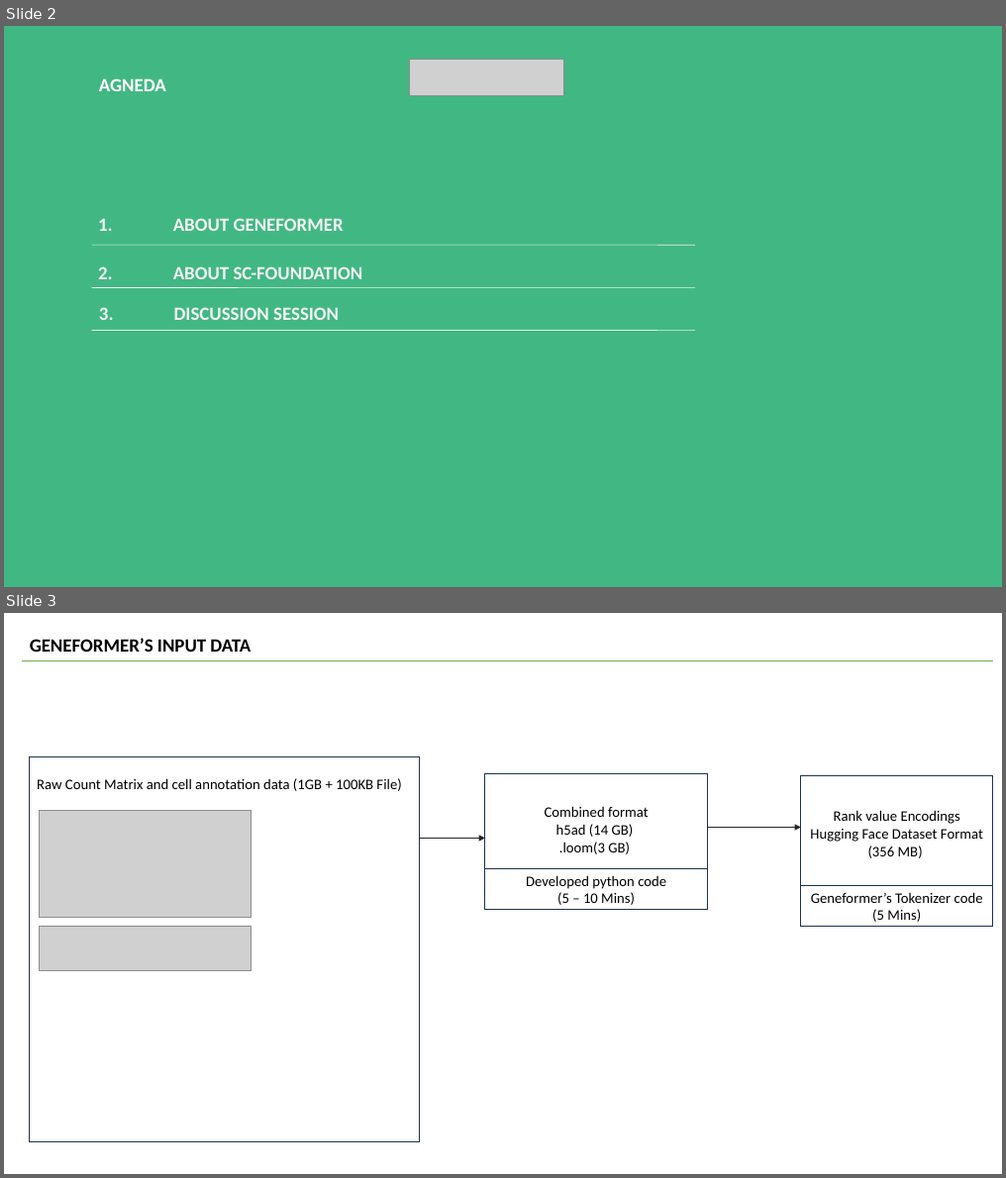
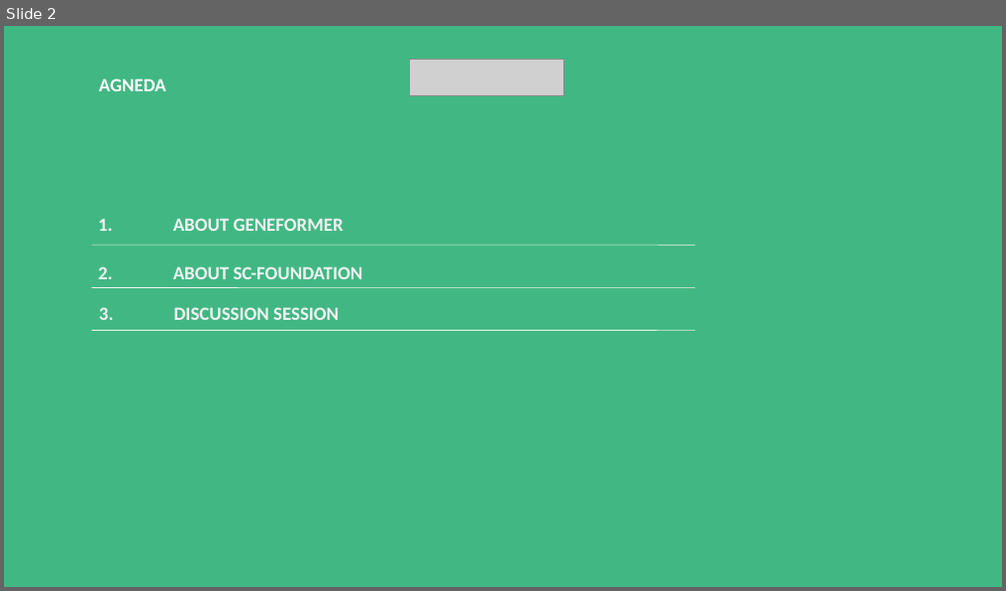
Before and after one commit to v-dev688/presentations, a slide deck: Biomedical Foundation Models into TBDSS.pptx. Shown one above the other, each under a label of ours: slides 2 and 3 before the commit, slide 2 after it. The pictures are 1006x1178 and 1006x591 pixels, drawn with LibreOffice and Linux fonts; fonts in the diff are those of the drawing; grey boxes stand for pictures. Boxes give left, top, right and bottom in pixels: in the first picture for what was removed or moved away, otherwise in the second. Text is boxed around its words. In the diff, an @@ line names an element or a change of style, - is before the commit and + after.

```diff
--- a/Biomedical Foundation Models into TBDSS.pptx
+++ b/Biomedical Foundation Models into TBDSS.pptx
@@ slide 3 removed at (x1=4, y1=613, x2=1002, y2=1174), background #FFFFFF @@
@@ text removed at (x1=30, y1=638, x2=251, y2=652) @@
-GENEFORMER’S INPUT DATA
@@ line removed from (22, 661) to (993, 661) @@
@@ rectangle removed at (x1=30, y1=757, x2=420, y2=1143) @@
-Raw Count Matrix and cell annotation data (1GB + 100KB File)
@@ rectangle removed at (x1=485, y1=774, x2=708, y2=903) @@
-Combined format
-h5ad (14 GB)
-.loom(3 GB)
@@ rectangle removed at (x1=801, y1=776, x2=993, y2=926) @@
-Rank value Encodings
-Hugging Face Dataset Format (356 MB)
@@ picture removed at (x1=40, y1=810, x2=252, y2=918) @@
@@ arrow removed from (420, 839) to (485, 839) @@
@@ arrow removed from (708, 827) to (801, 827) @@
@@ rectangle removed at (x1=485, y1=869, x2=708, y2=909) @@
-Developed python code
-(5 – 10 Mins)
@@ rectangle removed at (x1=801, y1=886, x2=993, y2=927) @@
-Geneformer’s Tokenizer code
-(5 Mins)
@@ picture removed at (x1=40, y1=926, x2=252, y2=971) @@
```
Also in this commit, not shown: 1 slide changed, 2 slides added, 1 other slide removed.
